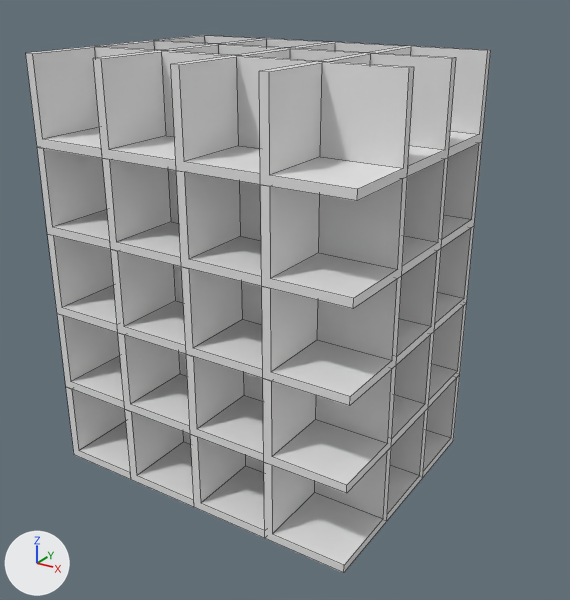
A saved change to the Blender file introduction/blend/005_019.blend.
Before and after are seen from a camera (50 mm lens) standing at (7.1, -16.61, 10.61) and looking at (-3.22, -0.77, 2.74). Every picture has the same lights, and +X, +Y and +Z are marked at lower left. Mesh edges are drawn as thin lines.

Names of what the first picture shows: '立方体'.
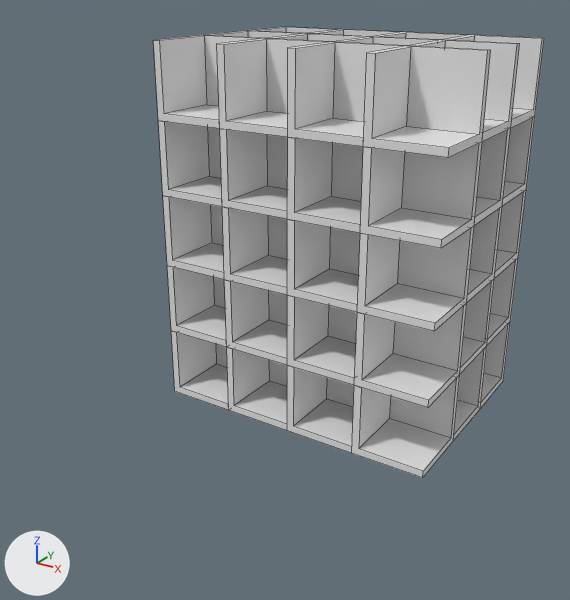
Changed parts and their boxes (x1, y1, x2, y2) in the pictures (570 x 600 px):
```json
{"object": "立方体", "change": "modifiers changed", "before": [26, 35, 491, 573], "after": [153, 27, 544, 478], "on screen": "16% narrower, 16% shorter"}
```

Edits to the scene script, one JSON object a line:
```json
{"block": "ob_立方体", "where": "_m = ob_立方体.modifiers.new('配列複製 Y方向', 'ARRAY')"}
{"op": "set", "path": "_m.relative_offset_displace", "old": "(0.0, 1.0, 0.0)", "new": "(0.0, -1.0, 0.0)"}
```
